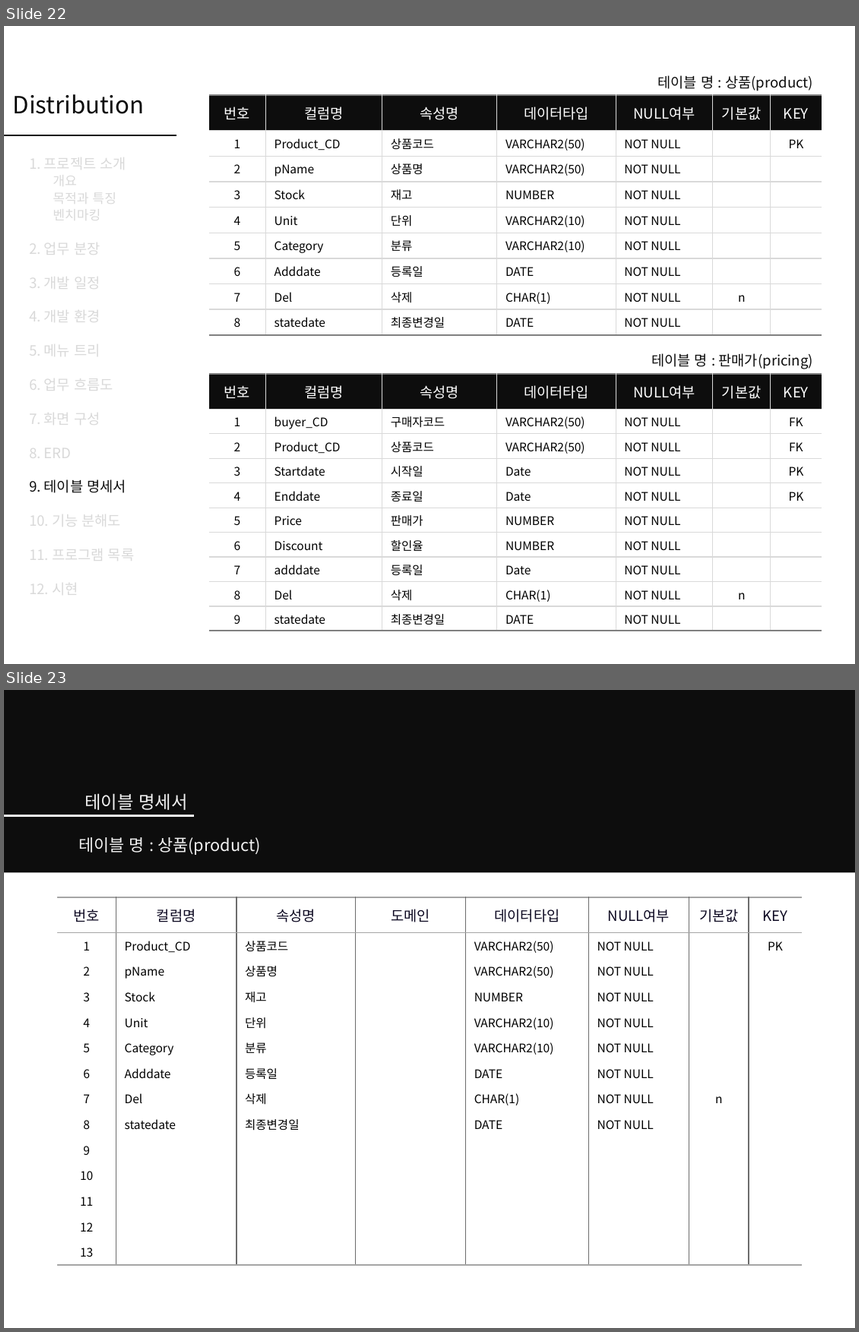
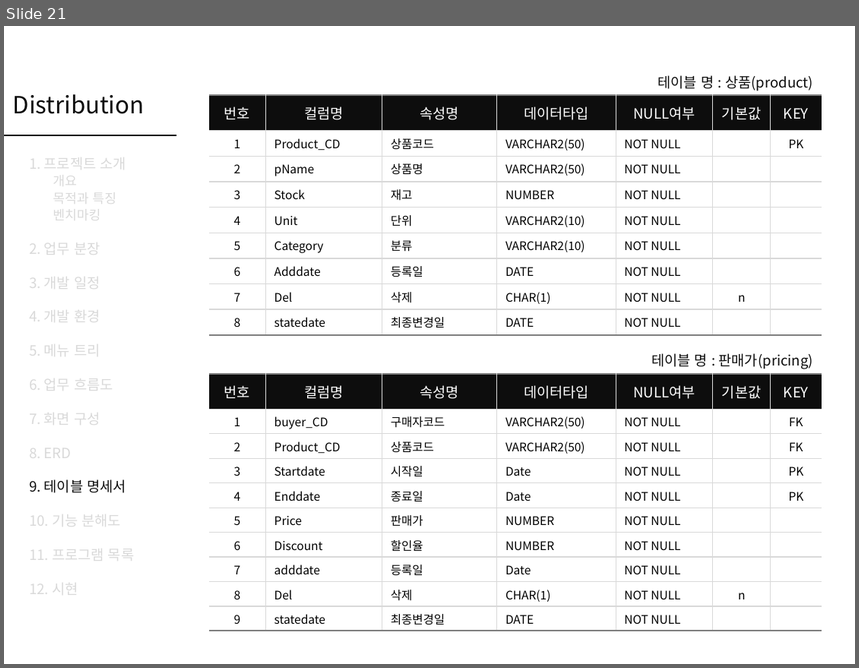
Before and after one commit to Peh9397/Distribution, a slide deck: Distribution.pptx. Shown one above the other, each under a label of ours: slides 22 and 23 before the commit, slide 21 after it. The pictures are 859x1332 and 859x668 pixels, drawn with LibreOffice and Linux fonts; fonts in the diff are those of the drawing. Boxes give left, top, right and bottom in pixels: in the first picture for what was removed or moved away, otherwise in the second. Text is boxed around its words. In the diff, an @@ line names an element or a change of style, - is before the commit and + after.

```diff
--- a/Distribution.pptx
+++ b/Distribution.pptx
@@ slide 23 removed at box(4, 690, 855, 1328), background #FFFFFF @@
@@ rectangle removed at box(4, 690, 855, 873) @@
@@ text removed at box(85, 793, 187, 810) @@
-테이블 명세서
@@ line removed from (4, 816) to (194, 816) @@
@@ text removed at box(79, 837, 261, 855) @@
-테이블 명 : 상품(product)
@@ table removed at box(56, 897, 803, 1260), 14 rows, 8 columns @@
-번호 | 컬럼명 | 속성명 | 도메인 | 데이터타입 | NULL여부 | 기본값 | KEY
-1 | Product_CD | 상품코드 |  | VARCHAR2(50) | NOT NULL |  | PK
-2 | pName | 상품명 |  | VARCHAR2(50) | NOT NULL |  | 
-3 | Stock | 재고 |  | NUMBER | NOT NULL |  | 
-4 | Unit | 단위 |  | VARCHAR2(10) | NOT NULL |  | 
-5 | Category | 분류 |  | VARCHAR2(10) | NOT NULL |  | 
-6 | Adddate | 등록일 |  | DATE | NOT NULL |  | 
-7 | Del | 삭제 |  | CHAR(1) | NOT NULL | n | 
-8 | statedate | 최종변경일 |  | DATE | NOT NULL |  | 
-9 |  |  |  |  |  |  | 
-10 |  |  |  |  |  |  | 
-11 |  |  |  |  |  |  | 
-12 |  |  |  |  |  |  | 
-13 |  |  |  |  |  |  | 
@@ what was slide 22 is now slide 21 @@
```
Also in this commit, not shown: 15 slides changed, 1 other slide removed.
